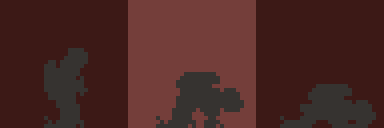
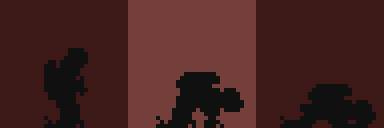
The second (384, 128) image is a revision of the first. Changes to its layers:
painted on "Pasted Layer" over bbox(44, 48, 376, 128)
